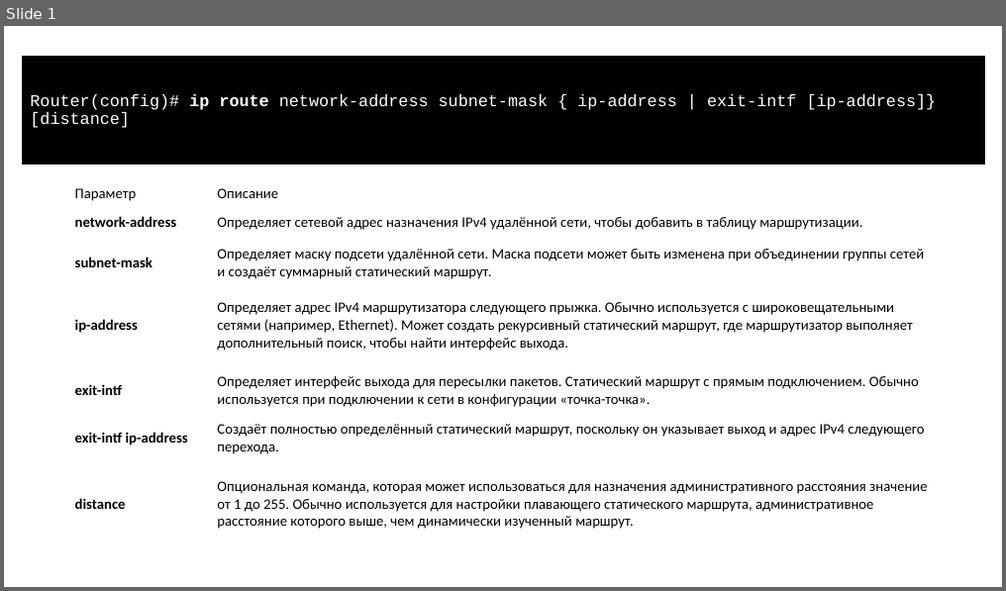
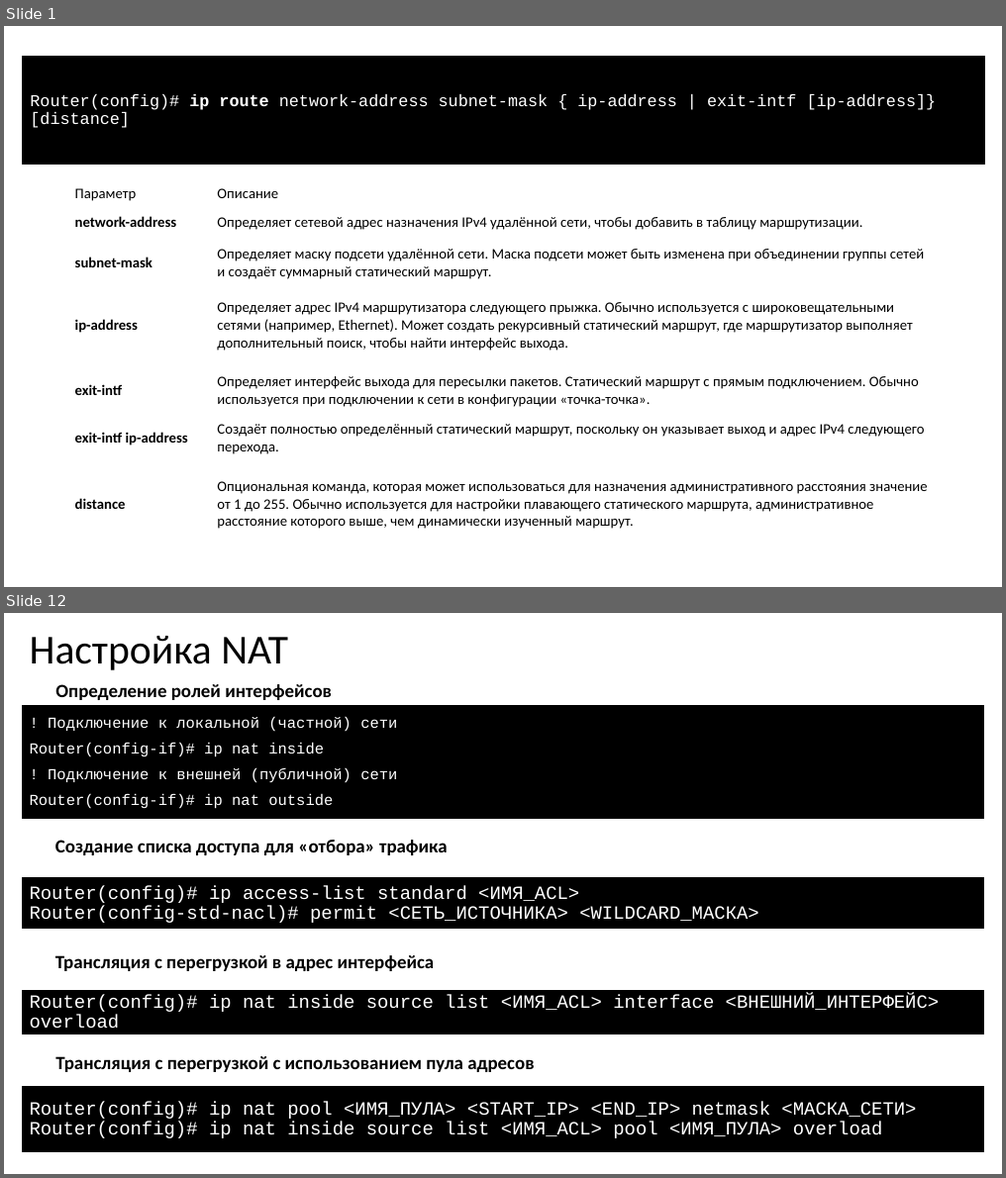
Before and after one commit to gas533/itn, a slide deck: 1.10 Practice/1.10 Practice.pptx. Shown one above the other, each under a label of ours: slide 1 before the commit, slides 1 and 12 after it; the slides between them are not shown. The pictures are 1006x591 and 1006x1178 pixels, drawn with LibreOffice and Linux fonts; fonts in the diff are those of the drawing. Boxes give left, top, right and bottom in pixels: in the first picture for what was removed or moved away, otherwise in the second. Text is boxed around its words. In the diff, an @@ line names an element or a change of style, - is before the commit and + after.

```diff
--- a/1.10 Practice/1.10 Practice.pptx
+++ b/1.10 Practice/1.10 Practice.pptx
@@ slide 12 added at bbox=[4, 613, 1002, 1174], background #FFFFFF @@
@@ title added at bbox=[30, 636, 288, 670], 39.6 pt, text #000000 @@
+Настройка NAT
@@ text added at bbox=[55, 684, 332, 700], 18 pt, text #000000, bold @@
+Определение ролей интерфейсов
@@ rectangle added at bbox=[22, 706, 985, 819], fill #000000, outline #000000 0.75 pt, 14.7 pt, text #FFFFFF @@
+! Подключение к локальной (частной) сети
+Router(config-if)# ip nat inside
+! Подключение к внешней (публичной) сети
+Router(config-if)# ip nat outside
@@ text added at bbox=[55, 840, 447, 856], 18 pt, text #000000, bold @@
+Создание списка доступа для «отбора» трафика
@@ rectangle added at bbox=[22, 878, 985, 928], fill #000000, outline #000000 0.75 pt, 18 pt, text #FFFFFF @@
+Router(config)# ip access-list standard <ИМЯ_ACL>
+Router(config-std-nacl)# permit <СЕТЬ_ИСТОЧНИКА> <WILDCARD_МАСКА>
@@ text added at bbox=[55, 956, 435, 971], 18 pt, text #000000, bold @@
+Трансляция с перегрузкой в адрес интерфейса
@@ rectangle added at bbox=[22, 990, 985, 1034], fill #000000, outline #000000 0.75 pt, 18 pt, text #FFFFFF @@
+Router(config)# ip nat inside source list <ИМЯ_ACL> interface <ВНЕШНИЙ_ИНТЕРФЕЙС> overload
@@ text added at bbox=[55, 1057, 534, 1072], 18 pt, text #000000, bold @@
+Трансляция с перегрузкой с использованием пула адресов
@@ rectangle added at bbox=[22, 1087, 985, 1153], fill #000000, outline #000000 0.75 pt, 18 pt, text #FFFFFF @@
+Router(config)# ip nat pool <ИМЯ_ПУЛА> <START_IP> <END_IP> netmask <МАСКА_СЕТИ>
+Router(config)# ip nat inside source list <ИМЯ_ACL> pool <ИМЯ_ПУЛА> overload
```
Also in this commit, not shown: 1 slide changed, 10 other slides added, 12 other files.
